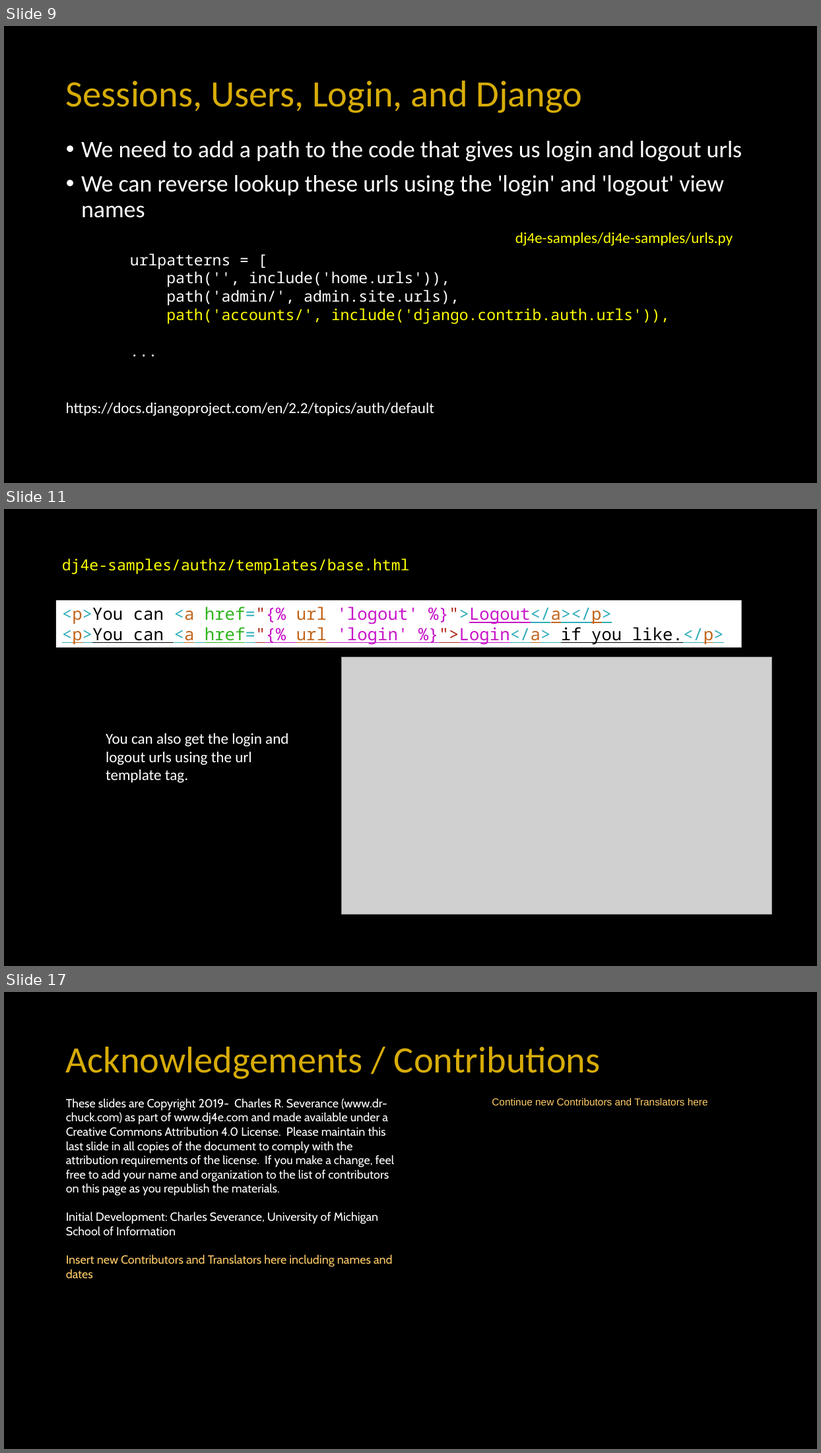
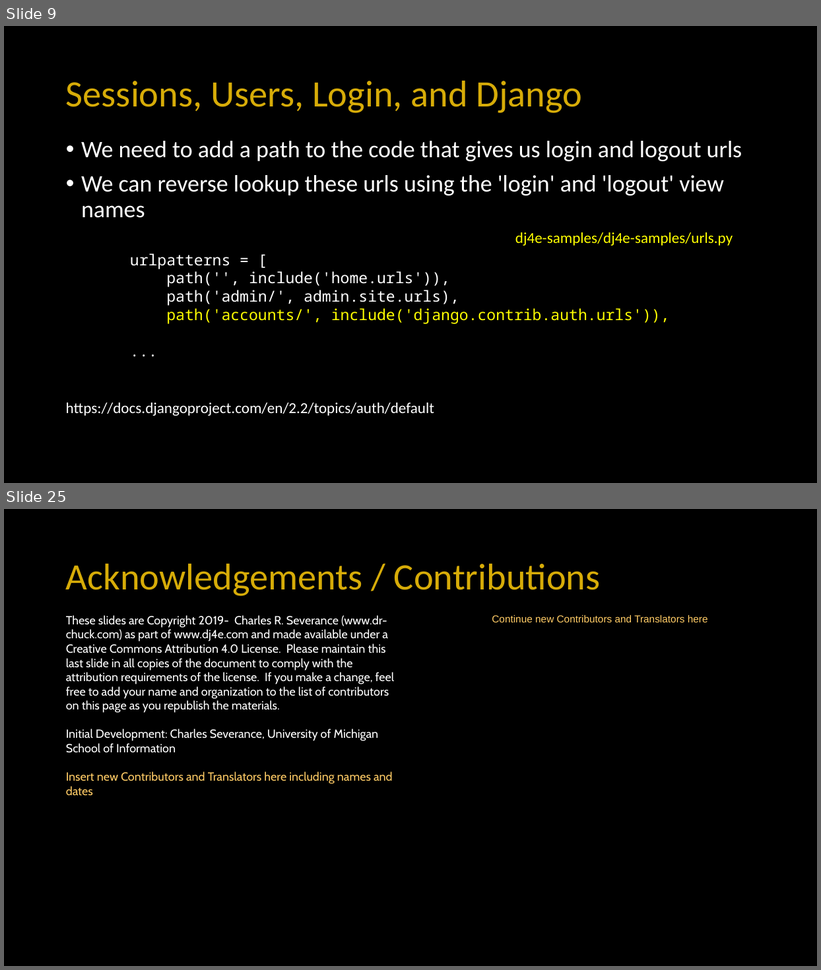
Before and after one commit to csev/dj4e, a slide deck: lectures/DJ-08-Login.pptx. Shown one above the other, each under a label of ours: slides 9, 11 and 17 before the commit, slides 9 and 25 after it; the slides between them are not shown. The pictures are 821x1453 and 821x970 pixels, drawn with LibreOffice and Linux fonts; fonts in the diff are those of the drawing; grey boxes stand for pictures. Boxes give left, top, right and bottom in pixels: in the first picture for what was removed or moved away, otherwise in the second. Text is boxed around its words. In the diff, an @@ line names an element or a change of style, - is before the commit and + after.

Commit message:
MVP Login lecture

```diff
--- a/lectures/DJ-08-Login.pptx
+++ b/lectures/DJ-08-Login.pptx
@@ slide 11 removed at (x1=4, y1=509, x2=817, y2=966), background #000000 @@
@@ text removed at (x1=62, y1=559, x2=410, y2=574) @@
-dj4e-samples/authz/templates/base.html
@@ rectangle removed at (x1=56, y1=601, x2=741, y2=648) @@
-<p>You can <a href="{% url 'logout' %}">Logout</a></p>
-<p>You can <a href="{% url 'login' %}">Login</a> if you like.</p>
@@ picture removed at (x1=341, y1=657, x2=772, y2=915) @@
@@ text removed at (x1=106, y1=733, x2=288, y2=783) @@
-You can also get the login and logout urls using the url template tag.
@@ what was slide 17 is now slide 25 @@
```
Also in this commit, not shown: 6 slides changed, 10 slides added, 1 other slide removed, 2 other files.
